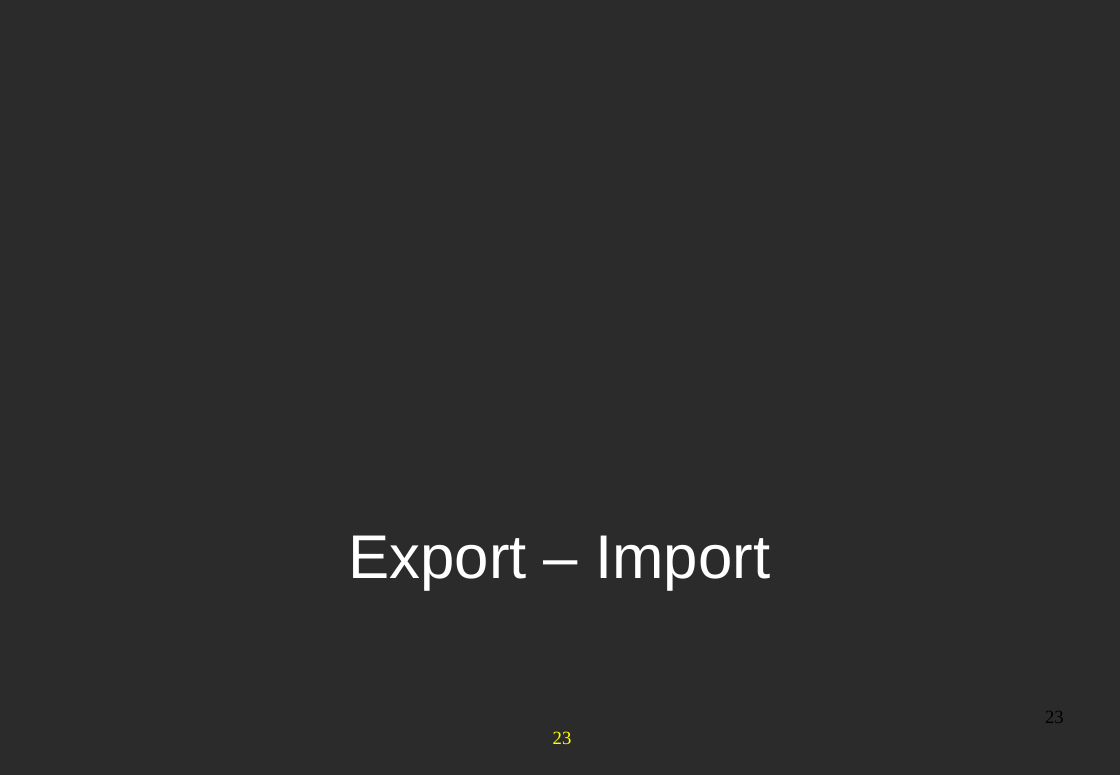
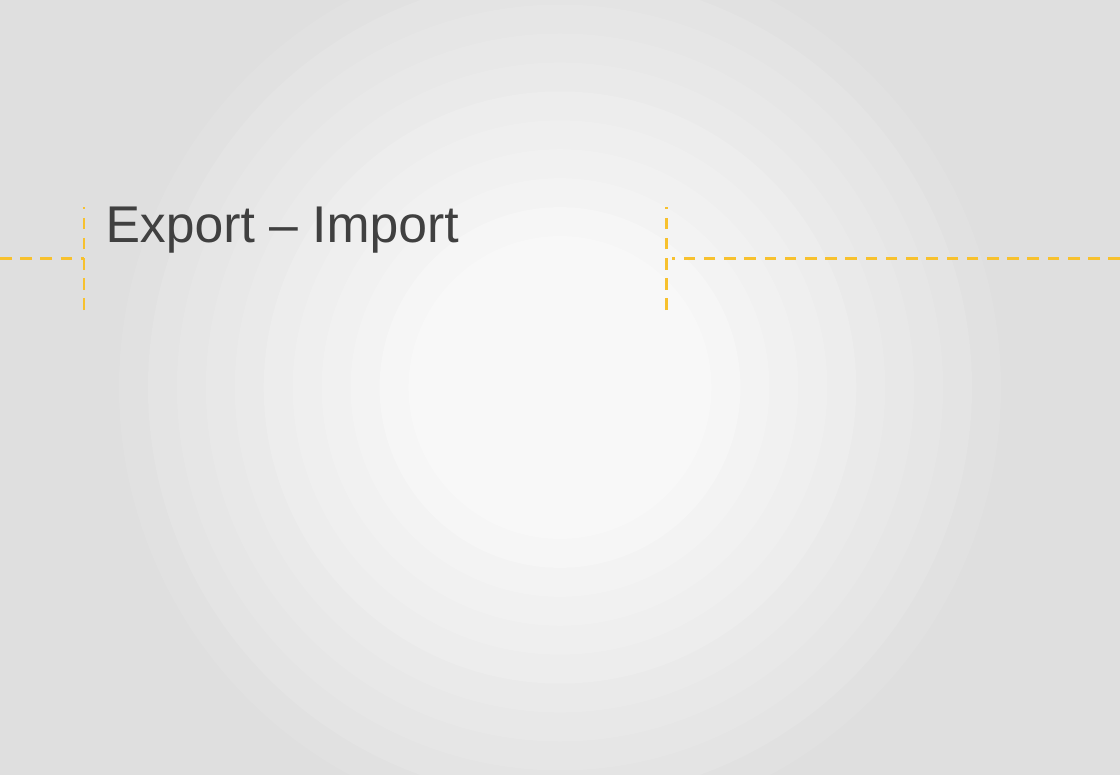
Before and after one commit to anhvurz90/training, a slide deck: slide 23 of plf3_5/eXoFundamentals/080-Content-Advanced/080-Content-Advanced-en.pptx. Drawn at 1120x775 pixels with LibreOffice and Linux fonts; fonts in the diff are those of the drawing; background and template pictures are left out; a plain dark background stands for a picture behind light text. Boxes give left, top, right and bottom in pixels: in the first picture for what was removed or moved away, otherwise in the second. Text is boxed around its words. In the diff, an @@ line names an element or a change of style, - is before the commit and + after.

Commit message:
eXo Fundamentals slides in new Company style

```diff
--- a/plf3_5/eXoFundamentals/080-Content-Advanced/080-Content-Advanced-en.pptx
+++ b/plf3_5/eXoFundamentals/080-Content-Advanced/080-Content-Advanced-en.pptx
@@ background picture (left out) to gradient #F8F8F8 to #DFDFDF @@
@@ line added from (84, 310) to (84, 207), #F7C12E 2 pt dashed @@
@@ text "Export – Import": place and size @@
-text "Export – Import" at box(348, 535, 770, 590)
+text "Export – Import" at box(106, 206, 458, 253)
@@ text "Export – Import" at box(106, 206, 458, 253): size 43 to 36 pt, text colour #FFFFFF to #404040; alignment centre to left; indent changed; line spacing 0.96 to 1; vertical alignment middle to bottom @@
@@ line added from (667, 310) to (667, 207), #F7C12E 2 pt dashed @@
@@ line added from (0, 259) to (84, 259), #F7C12E 2 pt dashed @@
@@ line added from (1120, 259) to (672, 259), #F7C12E 2 pt dashed @@
@@ page number removed at box(1045, 712, 1064, 723) @@
-23
@@ page number removed at box(553, 731, 572, 744) @@
-23
```
Also in this commit, not shown: 25 other slides changed, 2 slides added, 2 slides removed, 1 other file.
